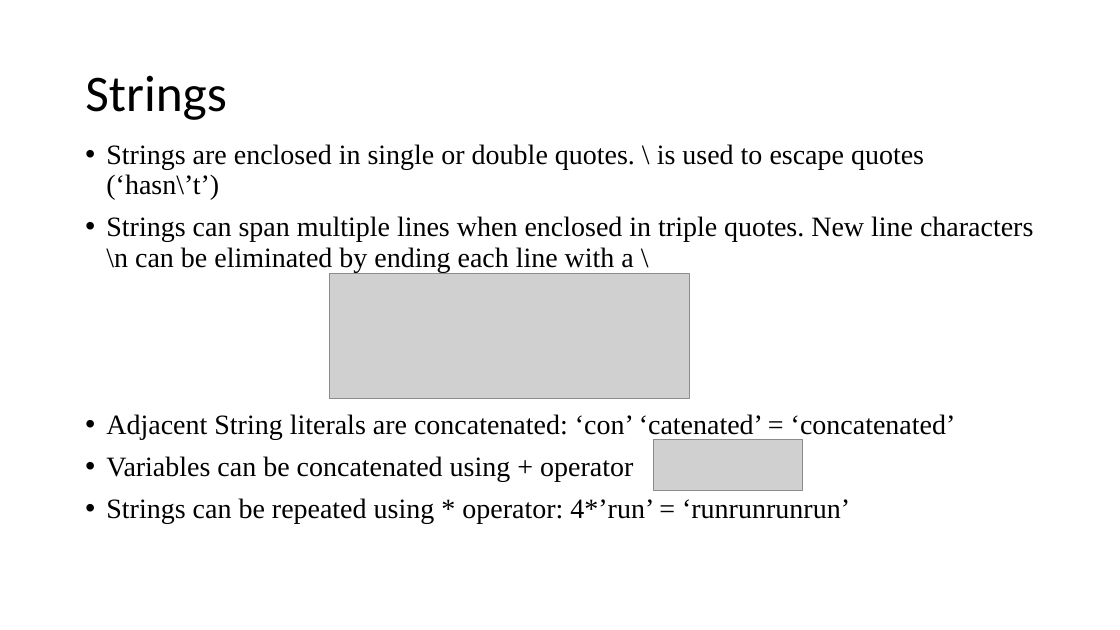
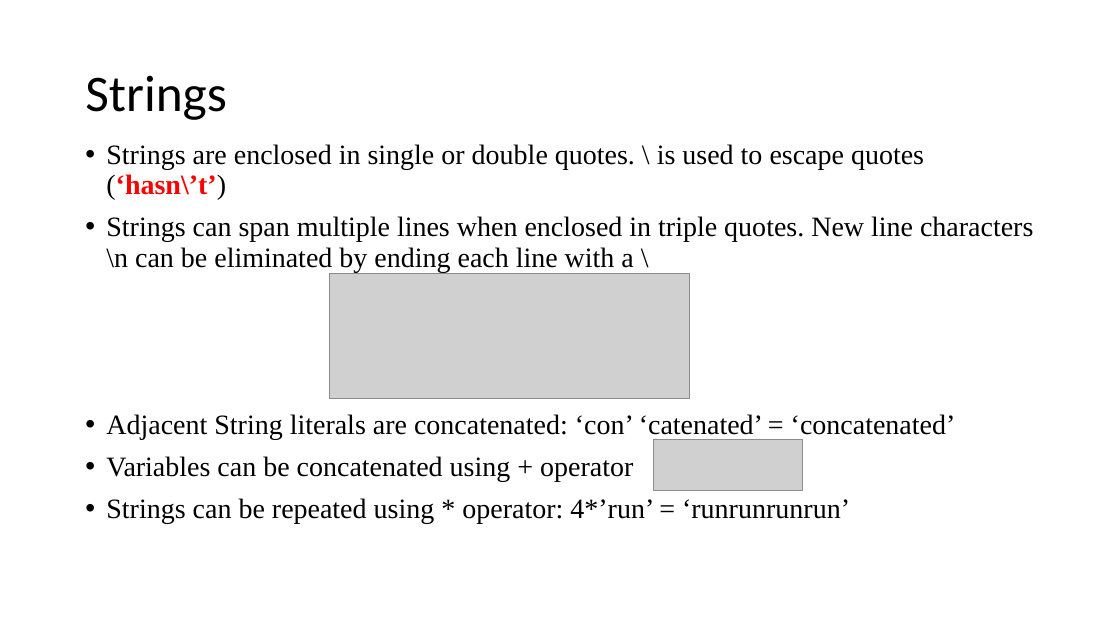
Before and after one commit to ndeshpa/Bootcamp, a slide deck: slide 9 of lecture/Python Programing.pptx (slide 14 before the commit). Drawn at 1120x630 pixels with LibreOffice and Linux fonts; fonts in the diff are those of the drawing; grey boxes stand for pictures. Boxes give left, top, right and bottom in pixels: in the first picture for what was removed or moved away, otherwise in the second. Text is boxed around its words. In the diff, an @@ line names an element or a change of style, - is before the commit and + after.

```diff
--- a/lecture/Python Programing.pptx
+++ b/lecture/Python Programing.pptx
@@ text at <box>106,144,924,200</box>: text colour #000000 to #FF0000, bold on in "(‘hasn\’t’)" @@
```
Also in this commit, not shown: 12 other slides changed, 3 slides added, 2 other files.
